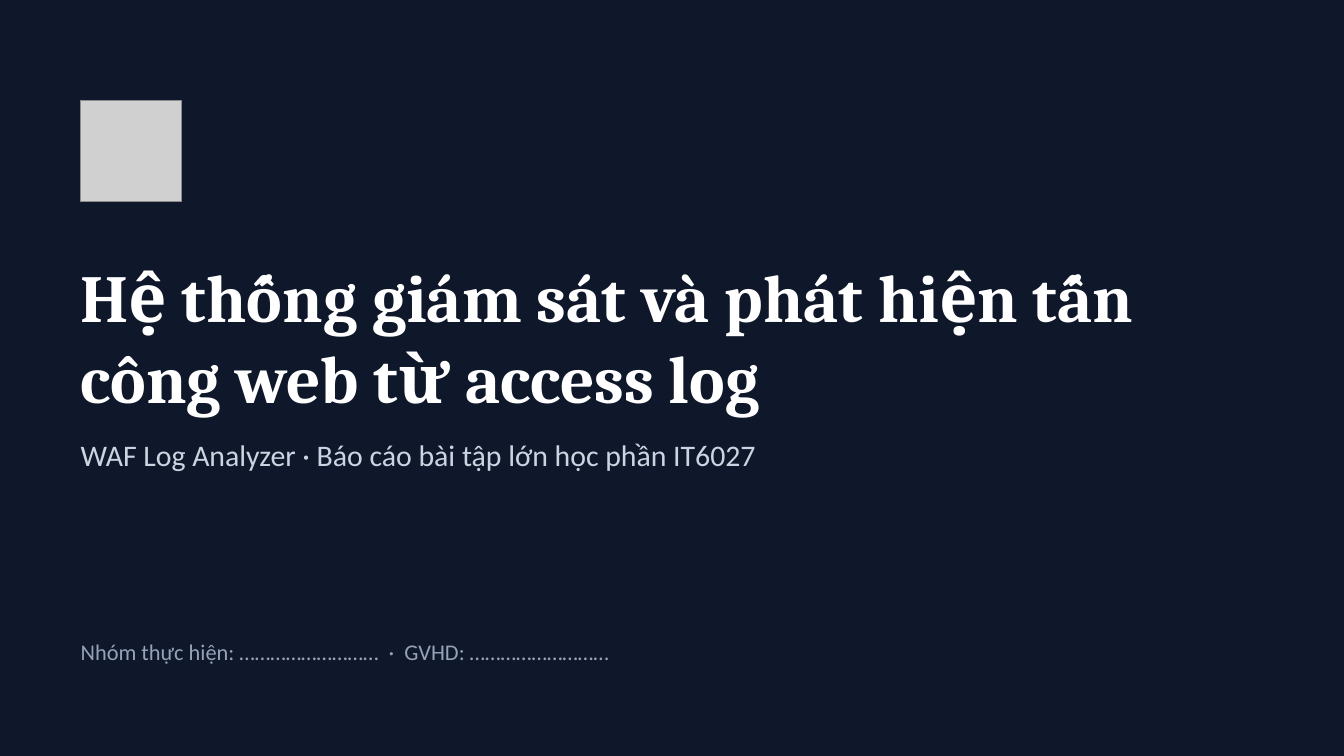
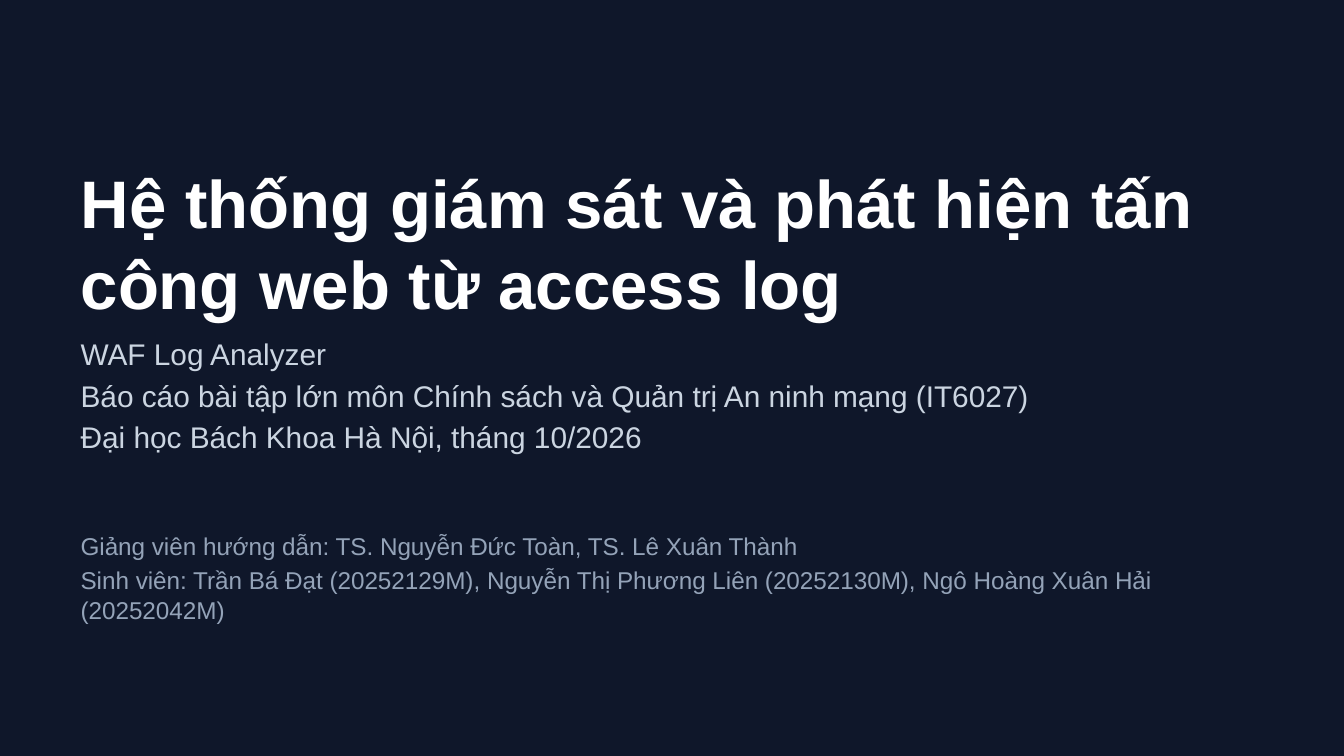
Before and after one commit to tranbadat/IT6027, a slide deck: slide 1 of docs/report/Slide_WAF_Log_Analyzer.pptx. Drawn at 1344x756 pixels with LibreOffice and Linux fonts; fonts in the diff are those of the drawing; grey boxes stand for pictures. Boxes give left, top, right and bottom in pixels: in the first picture for what was removed or moved away, otherwise in the second. Text is boxed around its words. In the diff, an @@ line names an element or a change of style, - is before the commit and + after.

```diff
--- a/docs/report/Slide_WAF_Log_Analyzer.pptx
+++ b/docs/report/Slide_WAF_Log_Analyzer.pptx
@@ picture removed at [81,101,181,202] @@
@@ title "Hệ thống giám sát và ...": place and size @@
-title "Hệ thống giám sát và ..." at [81,274,864,418]
+title "Hệ thống giám sát và ..." at [81,176,1192,321]
@@ title "Hệ thống giám sát và ..." at [81,176,1192,321]: font Cambria to Arial @@
@@ text at [81,343,1029,454]: text changed; font Calibri to Arial @@
-WAF Log Analyzer · Báo cáo bài tập lớn học phần IT6027
+WAF Log Analyzer
+Báo cáo bài tập lớn môn Chính sách và Quản trị An ninh mạng (IT6027)
+Đại học Bách Khoa Hà Nội, tháng 10/2026
@@ text at [81,535,1151,624]: text changed; size 12 to 13 pt; font Calibri to Arial @@
-Nhóm thực hiện: ……………………… · GVHD: ………………………
+Giảng viên hướng dẫn: TS. Nguyễn Đức Toàn, TS. Lê Xuân Thành
+Sinh viên: Trần Bá Đạt (20252129M), Nguyễn Thị Phương Liên (20252130M), Ngô Hoàng Xuân Hải (20252042M)
```
Also in this commit, not shown: 20 other slides changed, 3 slides added, 4 other files.
